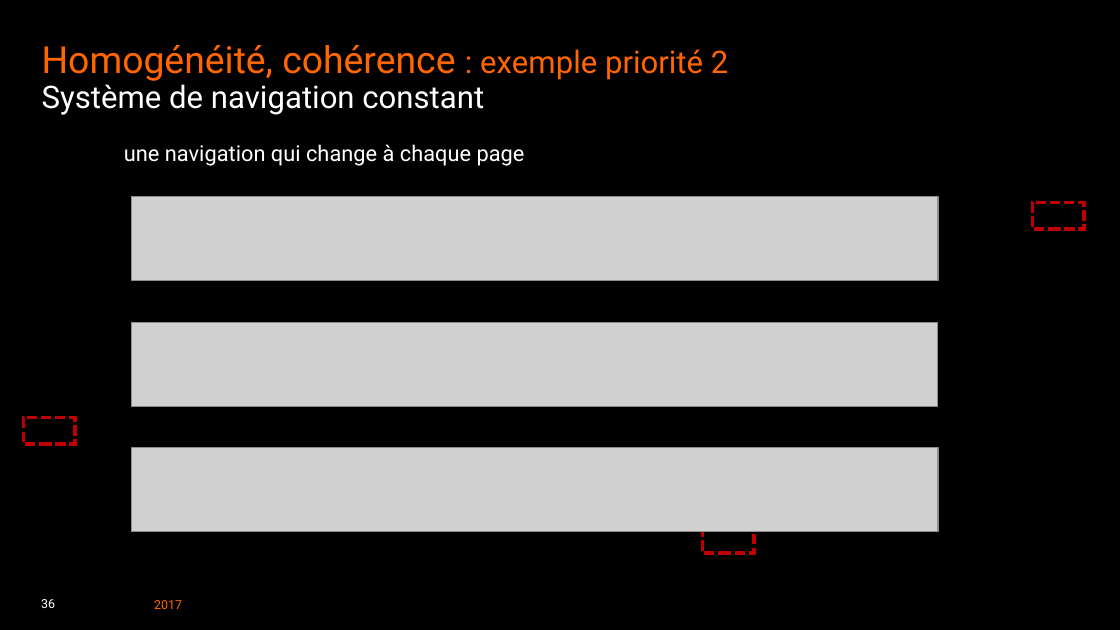
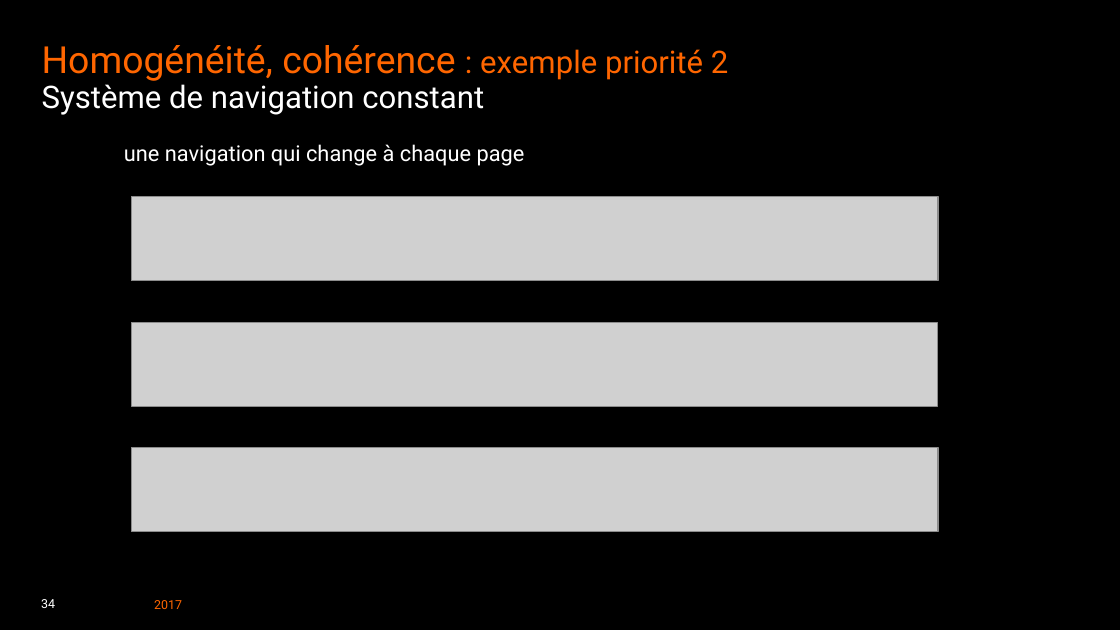
Before and after one commit to Aniort/PW2017, a slide deck: slide 34 of pw2017-Ergo a11y VT.ppt (slide 36 before the commit). Drawn at 1120x630 pixels with LibreOffice and Linux fonts; fonts in the diff are those of the drawing; grey boxes stand for pictures; background and template pictures are left out. Boxes give left, top, right and bottom in pixels: in the first picture for what was removed or moved away, otherwise in the second. Text is boxed around its words. In the diff, an @@ line names an element or a change of style, - is before the commit and + after.

```diff
--- a/pw2017-Ergo a11y VT.ppt
+++ b/pw2017-Ergo a11y VT.ppt
@@ rectangle removed at [1033,203,1084,230] @@
@@ rectangle removed at [24,418,75,445] @@
@@ rectangle removed at [702,526,754,553] @@
@@ page number at [41,599,55,608]: text changed @@
-36
+34
```
Also in this commit, not shown: 22 other slides changed, 1 slide added, 3 slides removed, 7 other files.
